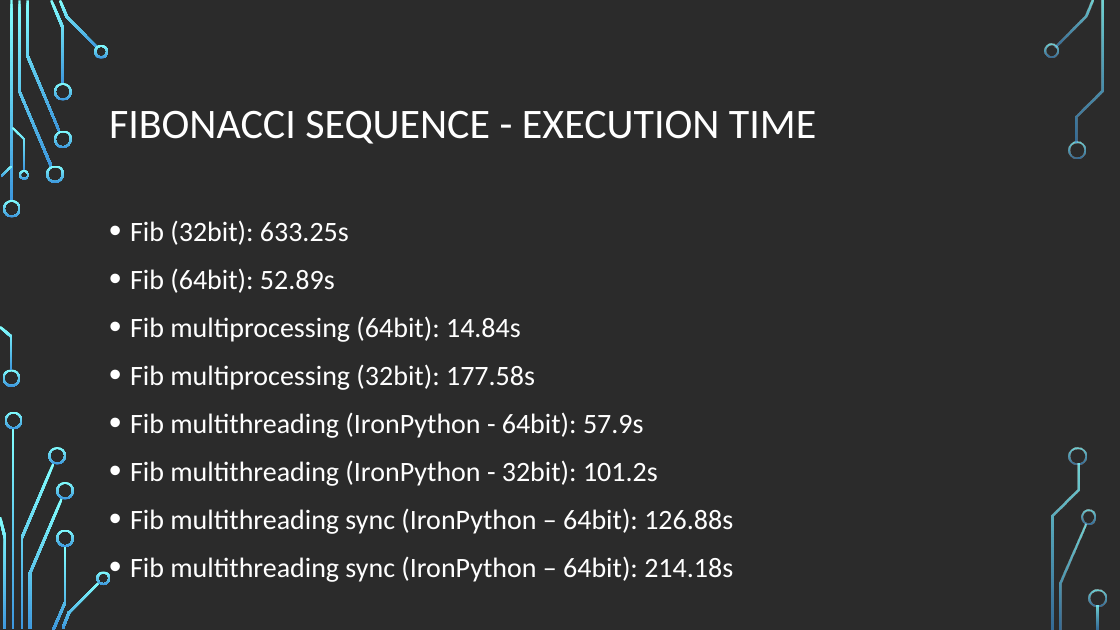
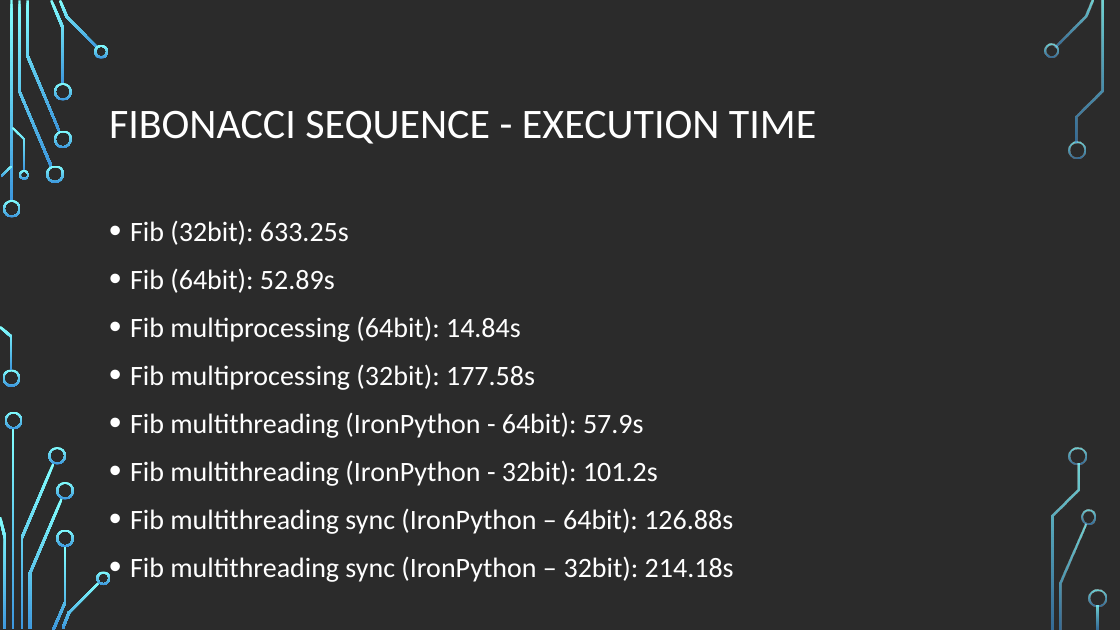
Before and after one commit to miro1091/python, a slide deck: slide 10 of python.pptx (slide 9 before the commit). Drawn at 1120x630 pixels with LibreOffice and Linux fonts; fonts in the diff are those of the drawing; background and template pictures are left out; a plain dark background stands for a picture behind light text. Boxes give left, top, right and bottom in pixels: in the first picture for what was removed or moved away, otherwise in the second. Text is boxed around its words. In the diff, an @@ line names an element or a change of style, - is before the commit and + after.

```diff
--- a/python.pptx
+++ b/python.pptx
@@ text at (130,557,734,582): text changed @@
-• Fib multithreading sync (IronPython – 64bit): 214.18s
+• Fib multithreading sync (IronPython – 32bit): 214.18s
```
Also in this commit, not shown: 8 other slides changed, 2 slides added, 1 slide removed, 2 other files.
